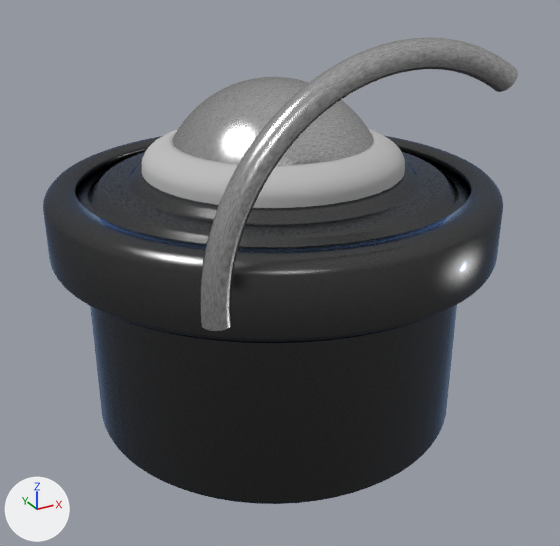
What one commit did to the Blender file BallTransferUnit.blend.
Both versions are drawn from a 50 mm lens placed at (-3.14, -5.83, 2.12), pointed at (-0.04, -0.19, -0.7). The lights are fixed; the arrows at lower left show +X, +Y and +Z. The same objects are shown in both versions, whatever each file hides.

Objects in the first picture: 'Lid', 'MainBearing', 'NylonSeal', 'Pot', 'Spring.foot'.
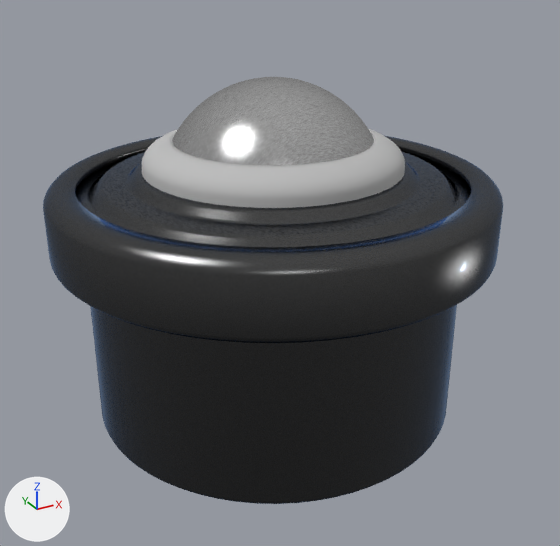
Edits to the scene script, one JSON object a line:
```json
{"op": "set", "path": "ob_spring_foot.rotation_euler", "old": "(0.0, 0.0, 0.0)", "new": "(1.571, 0.0, 0.0)", "note": "degrees (0, 0, 0) -> degrees (90, 0, 0)"}
```

Location of each change, (x1, y1, x2, y2) in pixels of the pictures (560 x 546 px):
```json
{"object": "Spring.foot", "change": "turned", "before": [200, 38, 518, 331], "on screen": "not visible afterwards"}
```
